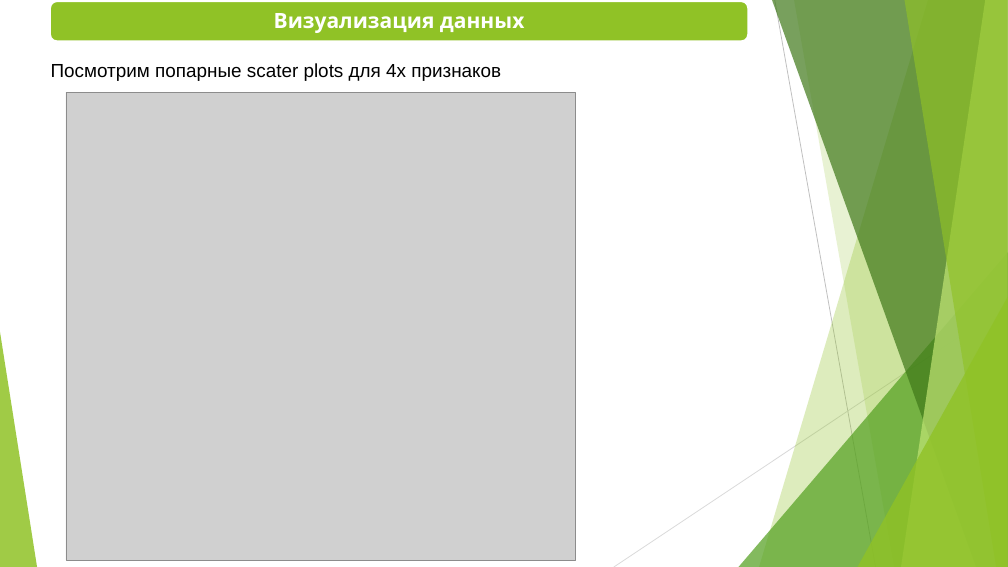
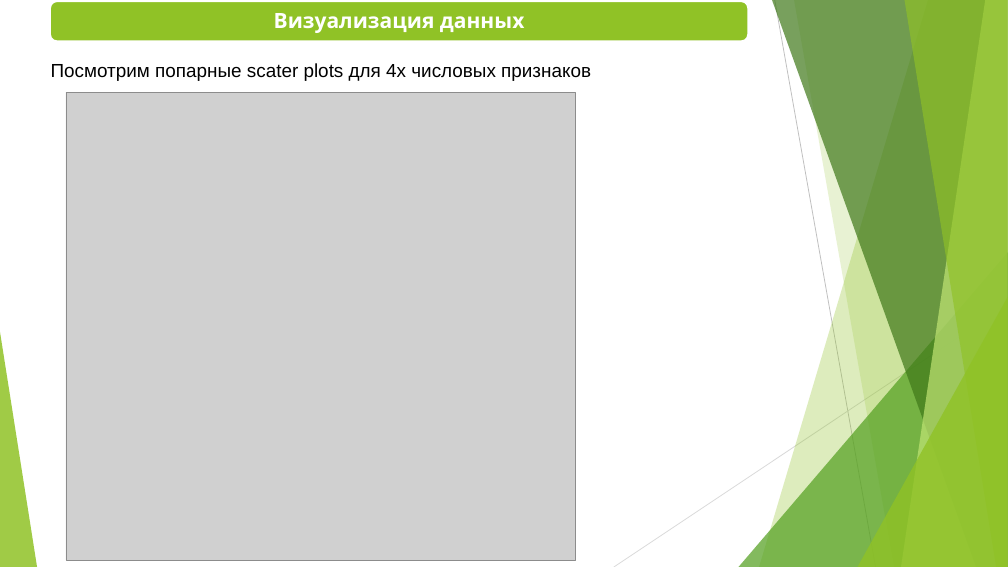
Before and after one commit to Tamila2111/Main_academy_final_project, a slide deck: slide 4 of Презентация_Вандяева.pptx. Drawn at 1008x567 pixels with LibreOffice and Linux fonts; fonts in the diff are those of the drawing; grey boxes stand for pictures. Boxes give left, top, right and bottom in pixels: in the first picture for what was removed or moved away, otherwise in the second. Text is boxed around its words. In the diff, an @@ line names an element or a change of style, - is before the commit and + after.

```diff
--- a/Презентация_Вандяева.pptx
+++ b/Презентация_Вандяева.pptx
@@ text at (x1=51, y1=63, x2=591, y2=81): text changed @@
-Посмотрим попарные scater plots для 4х признаков
+Посмотрим попарные scater plots для 4х числовых признаков
```
Also in this commit, not shown: 4 other slides changed, 2 slides added, 6 slides removed, 1 other file.
